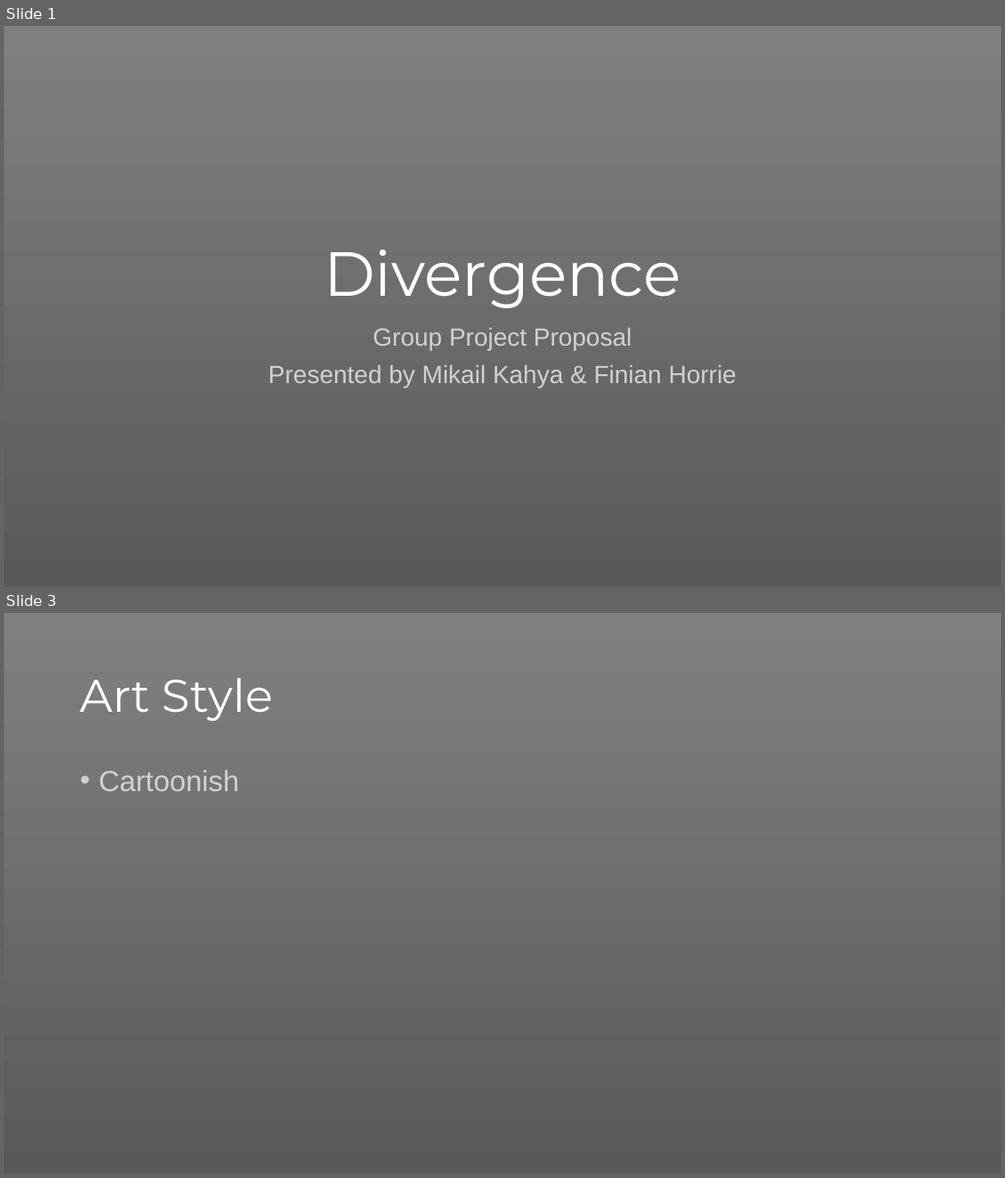
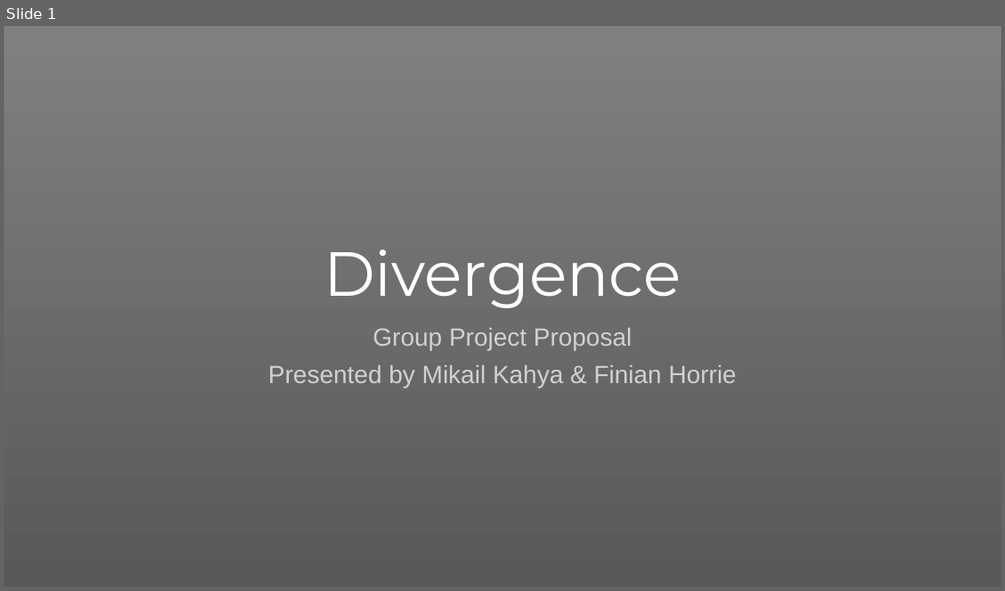
Before and after one commit to FHorrie/ProjectElementP1, a slide deck: Divergence_Pitch_04-09.pptx. Shown one above the other, each under a label of ours: slides 1 and 3 before the commit, slide 1 after it; the slides between them are not shown. The pictures are 1005x1178 and 1005x591 pixels, drawn with LibreOffice and Linux fonts; fonts in the diff are those of the drawing. Boxes give left, top, right and bottom in pixels: in the first picture for what was removed or moved away, otherwise in the second. Text is boxed around its words. In the diff, an @@ line names an element or a change of style, - is before the commit and + after.

```diff
--- a/Divergence_Pitch_04-09.pptx
+++ b/Divergence_Pitch_04-09.pptx
@@ slide 3 removed at bbox=[4, 613, 1001, 1174], background gradient #808080 to #595959 @@
@@ title removed at bbox=[80, 678, 274, 721] @@
-Art Style
@@ text removed at bbox=[98, 770, 239, 791] @@
-• Cartoonish
```
Also in this commit, not shown: 1 slide changed, 4 slides added, 1 other slide removed.
